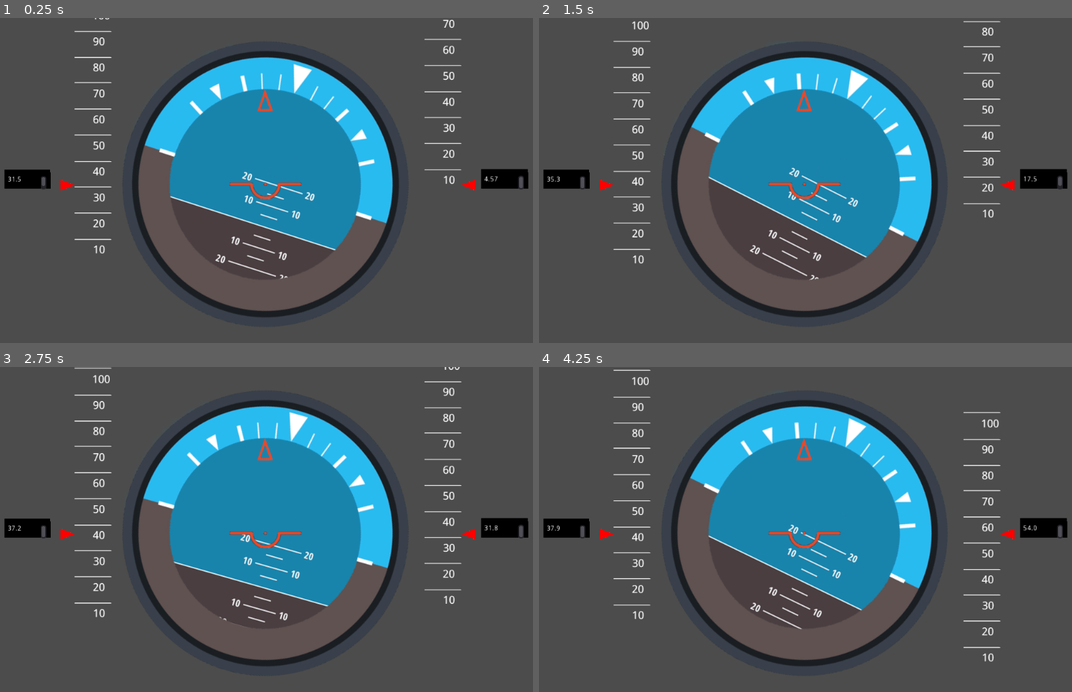
Above: before the commit, frames 1-4 (two rows, left to right).
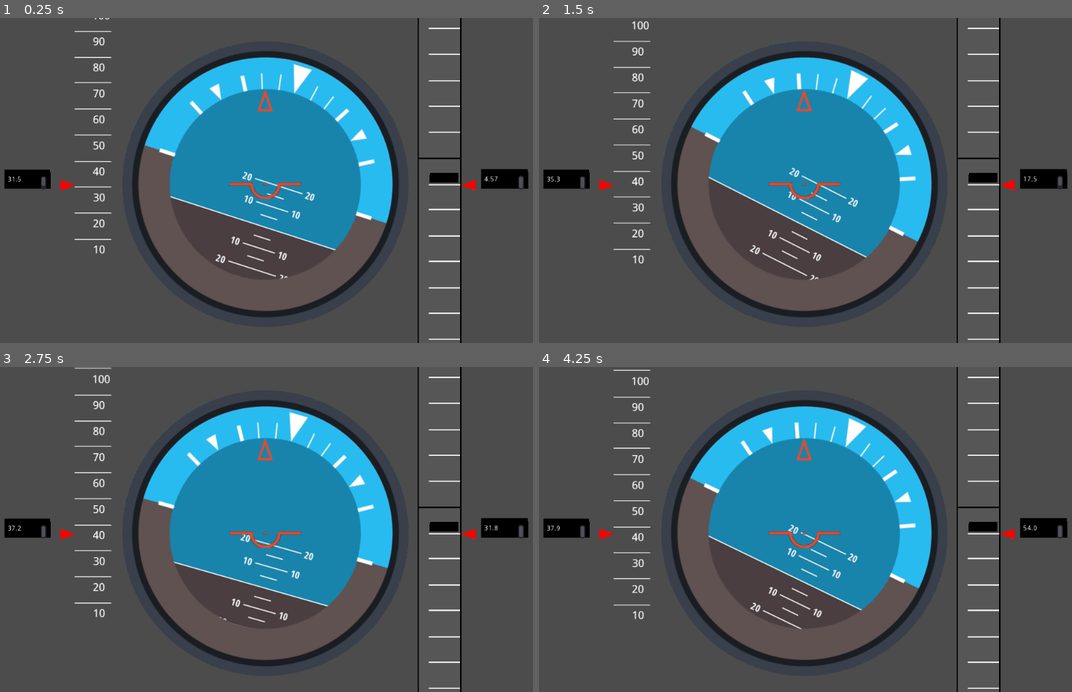
Above: after the commit, the same moments.

Repository: AeroTec-ATLAS/UAV-ART
Game: Godot game, scene res://Scenes/ArtificialHorizon.tscn
Two runs of this game, one before a commit and one after it. Both use one fixed random seed, a clock stepped at 60 frames per second and the inputs below. The project has no main scene, so this scene is started directly.
Inputs:
- Up to frame 1 (0.25 s): no input
- Up to frame 2 (1.5 s): no input
- Up to frame 3 (2.75 s): no input
- Up to frame 4 (4.25 s): no input

The runs differ from the first frame. In frame 1, 1.5% of the frame differs, in the area x 78-87%, y 0-100%; in frame 2, 1.5%; in frame 3, 1.6%; in frame 4, 1.7%.

Commit message:
Minor changes

Diff:
--- a/ground_station/Groundstation_UI/Scenes/ArtificialHorizon.tscn
+++ b/ground_station/Groundstation_UI/Scenes/ArtificialHorizon.tscn
@@ -10,13 +10,14 @@
 [ext_resource path="res://Images/SetaCentral.png" type="Texture" id=8]
 [ext_resource path="res://Images/Branco.png" type="Texture" id=9]
 [ext_resource path="res://Scripts/AltimeterText.gd" type="Script" id=10]
-[ext_resource path="res://Scenes/polygon1.gd" type="Script" id=11]
+[ext_resource path="res://Scripts/polygon1.gd" type="Script" id=11]
 [ext_resource path="res://Scripts/MedidorAlt.gd" type="Script" id=12]
 [ext_resource path="res://Images/Moldura.png" type="Texture" id=13]
-[ext_resource path="res://Scenes/Medidor1.gd" type="Script" id=14]
+[ext_resource path="res://Scripts/Medidor1.gd" type="Script" id=14]
 [ext_resource path="res://Images/Medidor0_100.png" type="Texture" id=15]
 [ext_resource path="res://Scripts/VelText.gd" type="Script" id=16]
 [ext_resource path="res://Images/Seta2PFD.png" type="Texture" id=17]
+[ext_resource path="res://Images/BarrasAlt.png" type="Texture" id=18]
 
 [node name="ArtificialHorizon" type="Node2D"]
 position = Vector2( 510.943, 306.566 )
@@ -70,6 +71,7 @@
 script = ExtResource( 14 )
 
 [node name="Medidor1Alt" type="Sprite" parent="Control"]
+visible = false
 position = Vector2( 320, -55 )
 scale = Vector2( 0.8, 0.8 )
 texture = ExtResource( 15 )
@@ -132,6 +134,26 @@
 scale = Vector2( 4.59106, 1.11949 )
 texture = ExtResource( 13 )
 
+[node name="BarrasAlt" type="Sprite" parent="."]
+position = Vector2( 380.857, -53.3172 )
+scale = Vector2( 0.49, 0.479 )
+texture = ExtResource( 18 )
+
+[node name="Polygon2D" type="Polygon2D" parent="BarrasAlt"]
+color = Color( 0, 0, 0, 1 )
+polygon = PoolVector2Array( -159.693, 68.3081, -160.293, 105.776, -52.8132, 105.776, -52.8132, 105.162, -52.8132, 71.9935, -53.6053, 68.7006 )
+
+[node name="RichTextLabel" type="RichTextLabel" parent="BarrasAlt/Polygon2D"]
+margin_left = -153.0
+margin_top = 75.0
+margin_right = -62.0
+margin_bottom = 101.0
+__meta__ = {
+"_edit_use_anchors_": false,
+"_editor_description_": "aaaaaaaaaa
+"
+}
+
 [connection signal="Leitura" from="Control/Sprite" to="Control/Roda_interna" method="_on_Sprite_Leitura"]
 [connection signal="Leitura" from="Control/Sprite" to="Control/Seta" method="_on_Sprite_Leitura"]
 [connection signal="Leitura" from="Control/Sprite" to="Control/Sprite/Horizonte_externo" method="_on_Sprite_Leitura"]
--- /dev/null
+++ b/ground_station/Groundstation_UI/Scenes/SpawnerBarra.tscn
@@ -0,0 +1,12 @@
+[gd_scene load_steps=2 format=2]
+
+[ext_resource path="res://Images/Medidor.png" type="Texture" id=1]
+
+[node name="Barra" type="Node2D"]
+
+[node name="KinematicBody2D" type="KinematicBody2D" parent="."]
+
+[node name="Medidor" type="Sprite" parent="KinematicBody2D"]
+position = Vector2( 21.6588, 138.123 )
+scale = Vector2( 0.436614, 0.436614 )
+texture = ExtResource( 1 )
--- /dev/null
+++ b/ground_station/Groundstation_UI/Scripts/MovimentoBarra.gd
@@ -0,0 +1,5 @@
+extends KinematicBody2D
+
+func _ready():
+
+func _physics_process(delta):
Binary file added: ground_station/Groundstation_UI/Images/BarrasAlt.png
Not shown, added: ground_station/Groundstation_UI/Images/BarrasAlt.png.import
Not shown: 1 places in ground_station/Groundstation_UI/Scenes/ArtificialHorizon.tscn that only renumber resources
Renamed: ground_station/Groundstation_UI/Scenes/Medidor1.gd -> ground_station/Groundstation_UI/Scripts/Medidor1.gd
Renamed: ground_station/Groundstation_UI/Scenes/polygon1.gd -> ground_station/Groundstation_UI/Scripts/polygon1.gd
